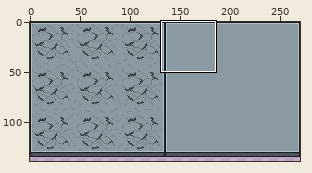
Two states of a sprite sheet, sprites/tilemap.png. The picture above shows the old version from afar; the outline marks the close-up.
Close-up. First the earlier version:
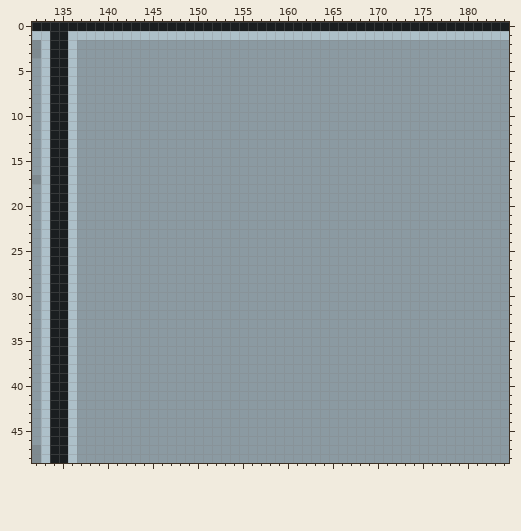
The file is 270x270 pixels. Colours within 5 levels of each other are drawn and written as one. Shown: x 132..184, y 0..48. The wide view leaves out empty margins. The commit also changed other parts of the picture, which this record leaves out.
The same view after the edit:
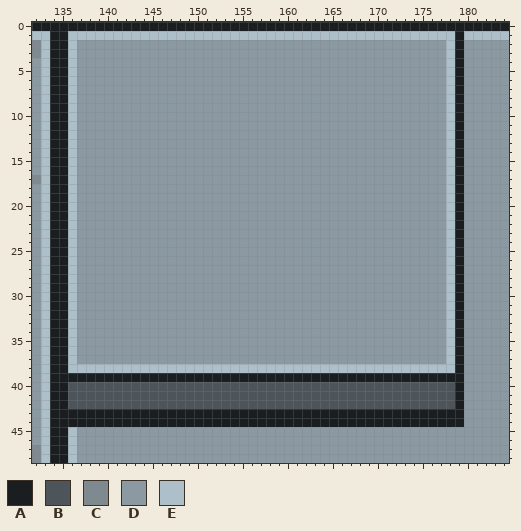
Palette (. is transparent): A #1a1e20  B #4d555a  C #7e8a90  D #8b9aa2  E #adc0c9
The exact change:
Changed rows in their new state; - is an unchanged pixel.
first column x 136:
 1 -------------------------------------------A
 2 ------------------------------------------EA
 3 ------------------------------------------EA
 4 ------------------------------------------EA
 5 ------------------------------------------EA
 6 ------------------------------------------EA
 7 ------------------------------------------EA
 8 ------------------------------------------EA
 9 ------------------------------------------EA
10 ------------------------------------------EA
11 ------------------------------------------EA
12 ------------------------------------------EA
13 ------------------------------------------EA
14 ------------------------------------------EA
15 ------------------------------------------EA
16 ------------------------------------------EA
17 ------------------------------------------EA
18 ------------------------------------------EA
19 ------------------------------------------EA
20 ------------------------------------------EA
21 ------------------------------------------EA
22 ------------------------------------------EA
23 ------------------------------------------EA
24 ------------------------------------------EA
25 ------------------------------------------EA
26 ------------------------------------------EA
27 ------------------------------------------EA
28 ------------------------------------------EA
29 ------------------------------------------EA
30 ------------------------------------------EA
31 ------------------------------------------EA
32 ------------------------------------------EA
33 ------------------------------------------EA
34 ------------------------------------------EA
35 ------------------------------------------EA
36 ------------------------------------------EA
37 ------------------------------------------EA
38 -EEEEEEEEEEEEEEEEEEEEEEEEEEEEEEEEEEEEEEEEEEA
39 AAAAAAAAAAAAAAAAAAAAAAAAAAAAAAAAAAAAAAAAAAAA
40 BBBBBBBBBBBBBBBBBBBBBBBBBBBBBBBBBBBBBBBBBBBA
41 BBBBBBBBBBBBBBBBBBBBBBBBBBBBBBBBBBBBBBBBBBBA
42 BBBBBBBBBBBBBBBBBBBBBBBBBBBBBBBBBBBBBBBBBBBA
43 AAAAAAAAAAAAAAAAAAAAAAAAAAAAAAAAAAAAAAAAAAAA
44 AAAAAAAAAAAAAAAAAAAAAAAAAAAAAAAAAAAAAAAAAAAA
Where, in picture pixels (left, top, right, bottom), the same in both close-ups:
changed: (68, 31, 464, 427)
